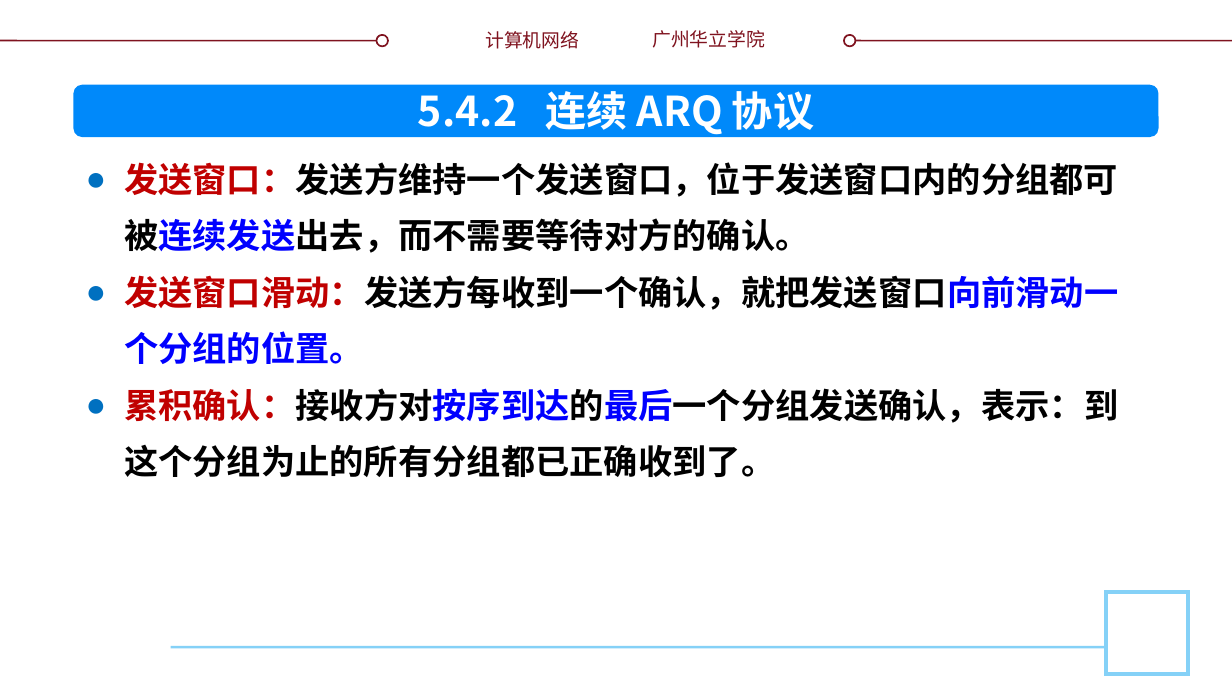
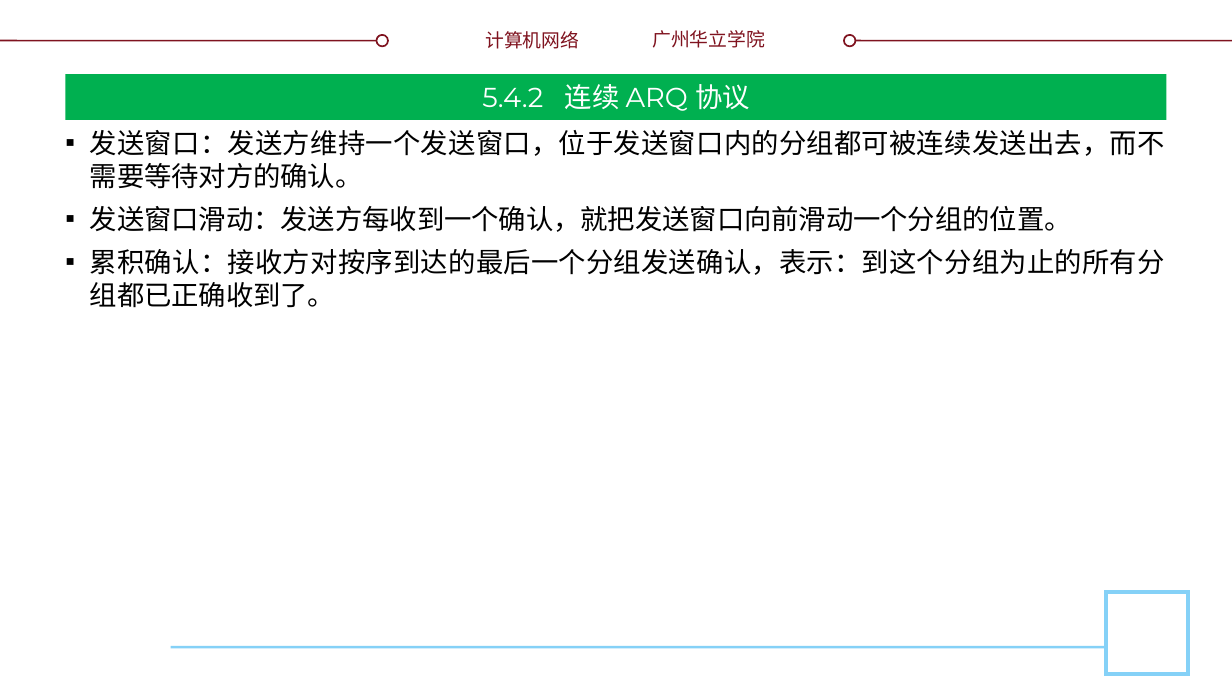
Before and after one commit to glplaman/glplaman.github.io, a slide deck: slide 62 of network/ppt/chap5.pptx (slide 60 before the commit). Drawn at 1232x693 pixels with LibreOffice and Linux fonts; fonts in the diff are those of the drawing; background and template pictures are left out. Boxes give left, top, right and bottom in pixels: in the first picture for what was removed or moved away, otherwise in the second. Text is boxed around its words. In the diff, an @@ line names an element or a change of style, - is before the commit and + after.

```diff
--- a/network/ppt/chap5.pptx
+++ b/network/ppt/chap5.pptx
@@ title "5.4.2 连续 ARQ 协议": place and size @@
-title "5.4.2 连续 ARQ 协议" at bbox=[418, 83, 814, 135]
+title "5.4.2 连续 ARQ 协议" at bbox=[65, 74, 1167, 120]
@@ title "5.4.2 连续 ARQ 协议" at bbox=[65, 74, 1167, 120]: size 24 to 16 pt, font Noto Sans CJK SC to Montserrat, bold off; vertical alignment top to middle; fill none to #00B050 @@
@@ rounded rectangle removed at bbox=[74, 85, 1159, 138] @@
@@ text "发送窗口：发送方维持一个发送窗口，位于发送窗口内的分组都可被连续发送出去，而不需要等待对方的确认。": place and size @@
-text "发送窗口：发送方维持一个发送窗口，位于发送窗口内的分组都可被连续发送出去，而不需要等待对方的确认。" at bbox=[124, 162, 1118, 477]
+text "发送窗口：发送方维持一个发送窗口，位于发送窗口内的分组都可被连续发送出去，而不需要等待对方的确认。" at bbox=[90, 130, 1165, 308]
@@ text "发送窗口：发送方维持一个发送窗口，位于发送窗口内的分组都可被连续发送出去，而不需要等待对方的确认。" at bbox=[90, 130, 1165, 308]: size 20 to 16 pt, font Noto Sans CJK SC to Montserrat, bold off; text colour #C00000 to #000000, text colour #0000FF to #000000 in "发送窗口：发送方维持一个发送窗口，位于发送窗口内的分组都可被连续发送出去，而不需要等待对方的确认。", "发送窗口滑动：发送方每收到一个确认，就把发送窗口向前滑动一个分组的位置。", "累积确认：接收方对按序到达的最后一个分组发送确认，表示：到这个分组为止的所有分组都已正确收到了。"; alignment left to justified; bullet ● to ▪; line spacing 33pt to 1; more space between paragraphs @@
```
Also in this commit, not shown: 40 other slides changed, 3 slides added, 11 other files.
